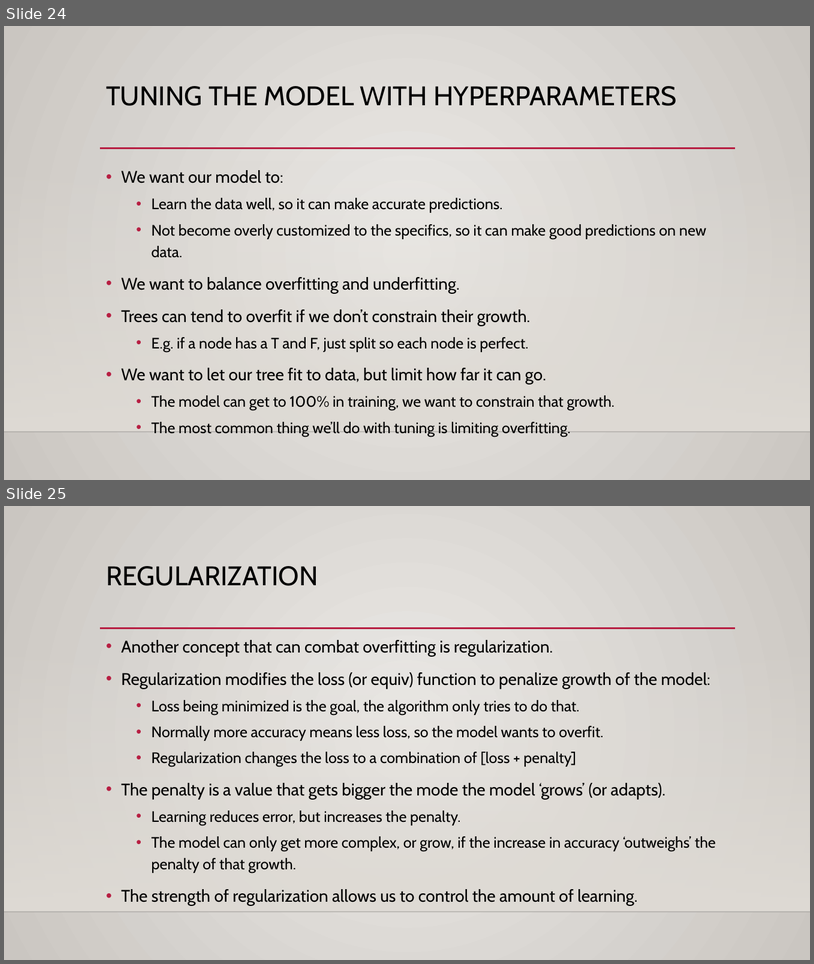
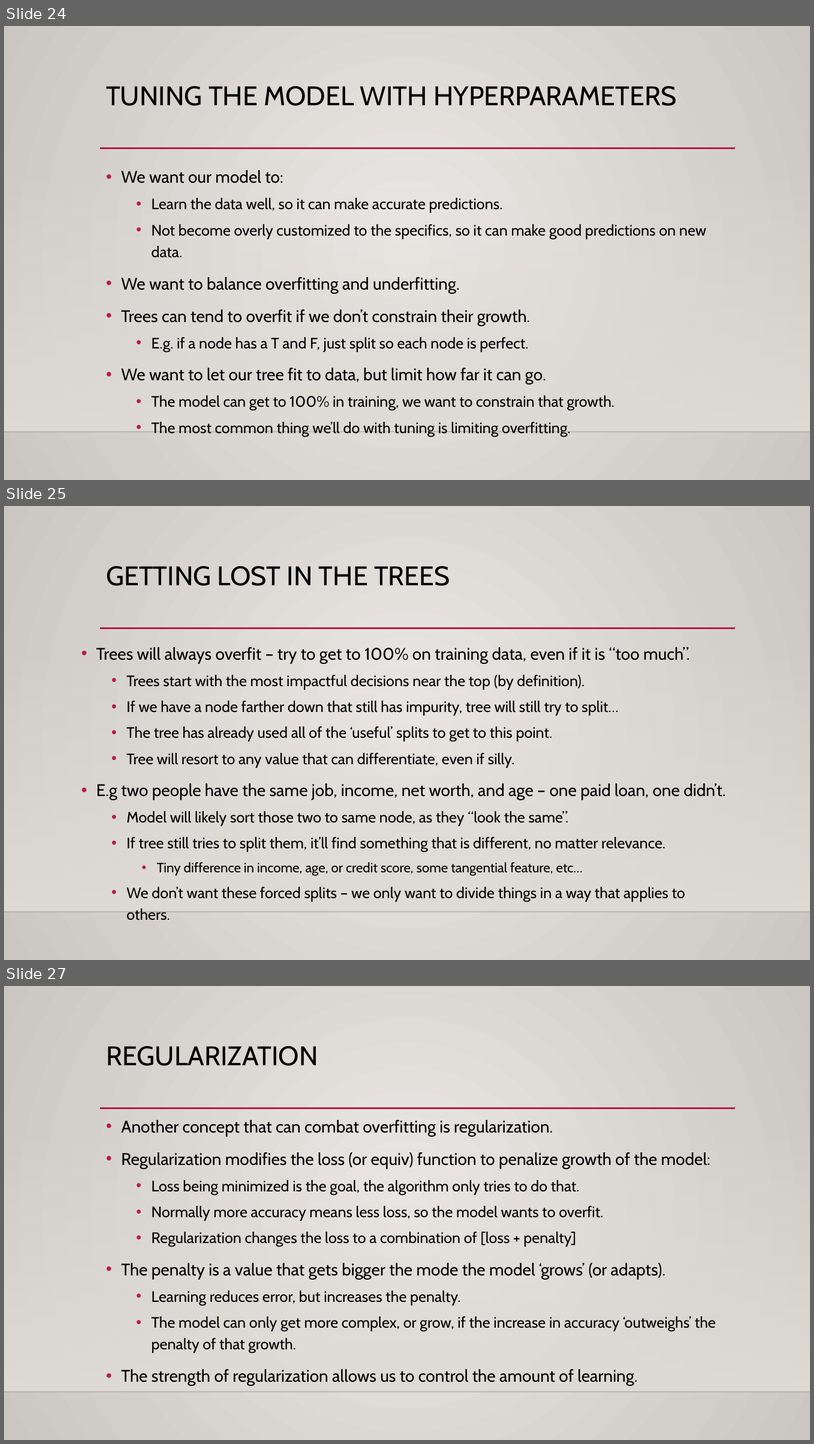
Before and after one commit to AkeemSemperDataScience/Intro_to_Machine_Learning_Students, a slide deck: reference_content/Slides/002_Trees_EDA.pptx. Shown one above the other, each under a label of ours: slides 24 and 25 before the commit, slides 24, 25 and 27 after it; the slides between them are not shown. The pictures are 814x964 and 814x1444 pixels, drawn with LibreOffice and Linux fonts; fonts in the diff are those of the drawing; background and template pictures are left out. Boxes give left, top, right and bottom in pixels: in the first picture for what was removed or moved away, otherwise in the second. Text is boxed around its words. In the diff, an @@ line names an element or a change of style, - is before the commit and + after.

```diff
--- a/reference_content/Slides/002_Trees_EDA.pptx
+++ b/reference_content/Slides/002_Trees_EDA.pptx
@@ slide 25 added at bbox=[4, 506, 810, 960], background gradient #ECEAE7 to #CAC7C1; not listed: 3 template elements that a slide beside it also shows @@
@@ title added at bbox=[106, 566, 450, 586], 32 pt, text #000000 @@
+GETTING LOST IN THE TREES
@@ text added at bbox=[96, 647, 726, 901], 18 pt, text #000000 @@
+• Trees will always overfit – try to get to 100% on training data, even if it is “too much”.
+  • Trees start with the most impactful decisions near the top (by definition).
+  • If we have a node farther down that still has impurity, tree will still try to split…
+  • The tree has already used all of the ‘useful’ splits to get to this point.
+  • Tree will resort to any value that can differentiate, even if silly.
+• E.g two people have the same job, income, net worth, and age – one paid loan, one didn’t.
+  • Model will likely sort those two to same node, as they “look the same”.
+  • If tree still tries to split them, it’ll find something that is different, no matter relevance.
+    • Tiny difference in income, age, or credit score, some tangential feature, etc…
+  • We don’t want these forced splits – we only want to divide things in a way that applies to others.
@@ what was slide 25 is now slide 27 @@
```
Also in this commit, not shown: 3 slides changed, 6 other slides added, 1 slide removed, 4 other files.
